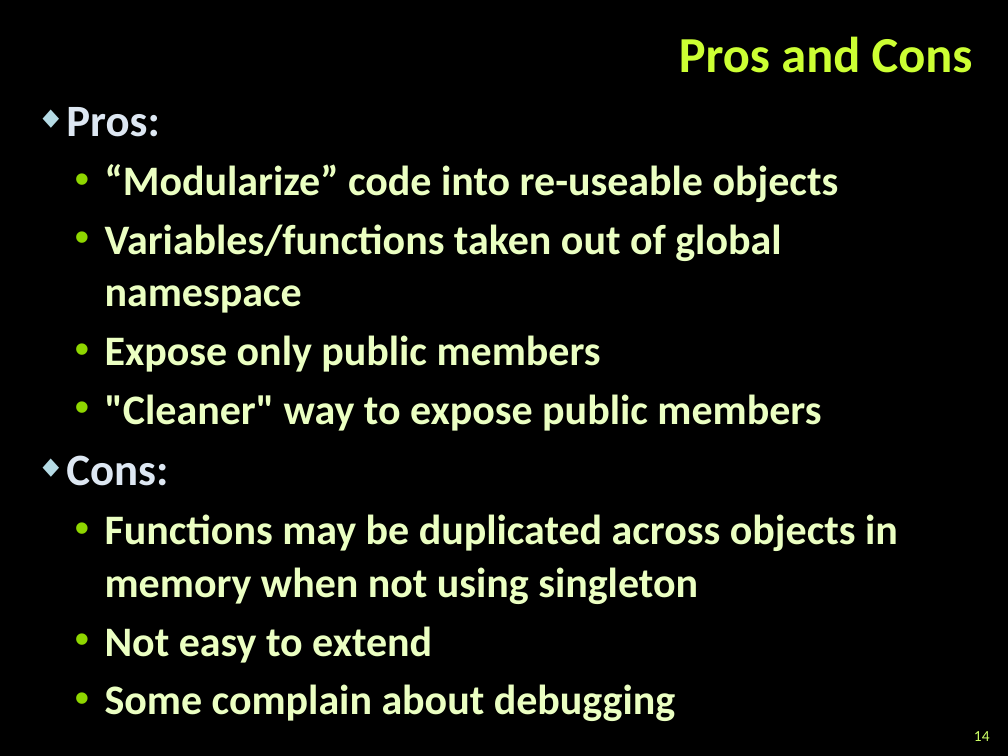
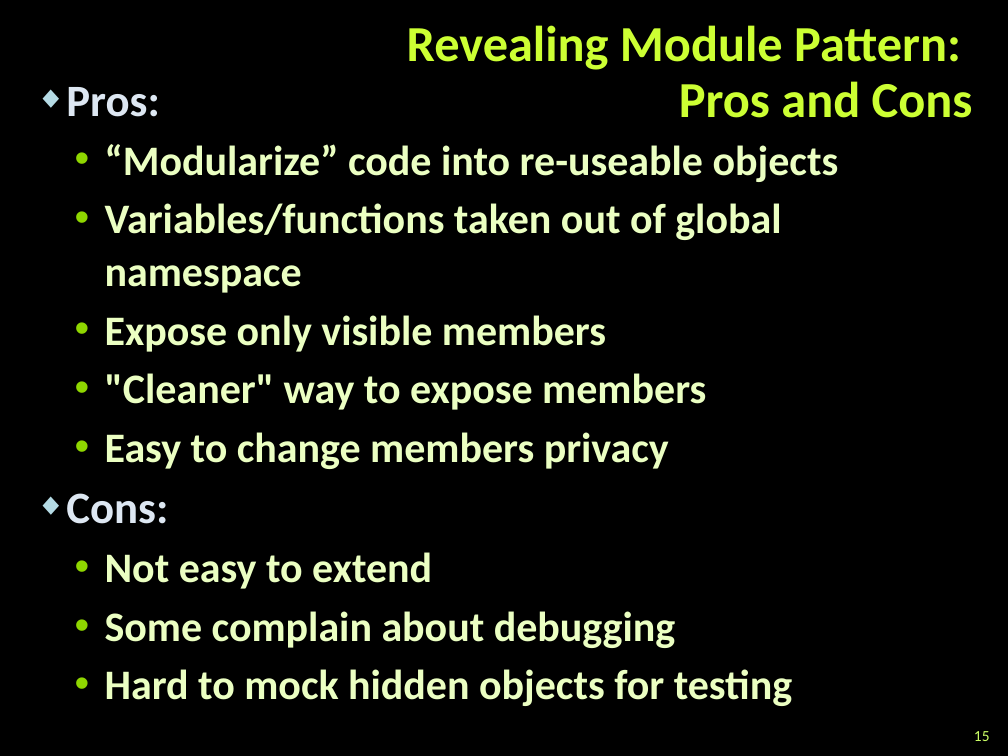
Before and after one commit to martin-nikolov/Telerik-Academy, a slide deck: slide 15 of Web Design & Development/5. JavaScript OOP/06. Modules and Patterns/Modules and Patterns.pptx (slide 14 before the commit). Drawn at 1008x756 pixels with LibreOffice and Linux fonts; fonts in the diff are those of the drawing; background and template pictures are left out. Boxes give left, top, right and bottom in pixels: in the first picture for what was removed or moved away, otherwise in the second. Text is boxed around its words. In the diff, an @@ line names an element or a change of style, - is before the commit and + after.

```diff
--- a/Web Design & Development/5. JavaScript OOP/06. Modules and Patterns/Modules and Patterns.pptx
+++ b/Web Design & Development/5. JavaScript OOP/06. Modules and Patterns/Modules and Patterns.pptx
@@ title at box(407, 25, 973, 118): text changed @@
-Pros and Cons
+Revealing Module Pattern:
+Pros and Cons
@@ text "Pros:": place and size @@
-text "Pros:" at box(66, 107, 898, 721)
+text "Pros:" at box(66, 87, 839, 706)
@@ text at box(105, 315, 706, 469): text changed @@
-  • Expose only public members
-  • "Cleaner" way to expose public members
+  • Expose only visible members
+  • "Cleaner" way to expose members
+  • Easy to change members privacy
@@ text at box(105, 514, 898, 604): paragraph removed @@
-  • Functions may be duplicated across objects in memory when not using singleton
@@ text at box(105, 669, 792, 706): paragraph added @@
+  • Hard to mock hidden objects for testing
@@ page number at box(974, 731, 990, 741): text changed @@
-14
+15
```
Also in this commit, not shown: 9 other slides changed, 15 slides added, 2 slides removed, 19 other files.
